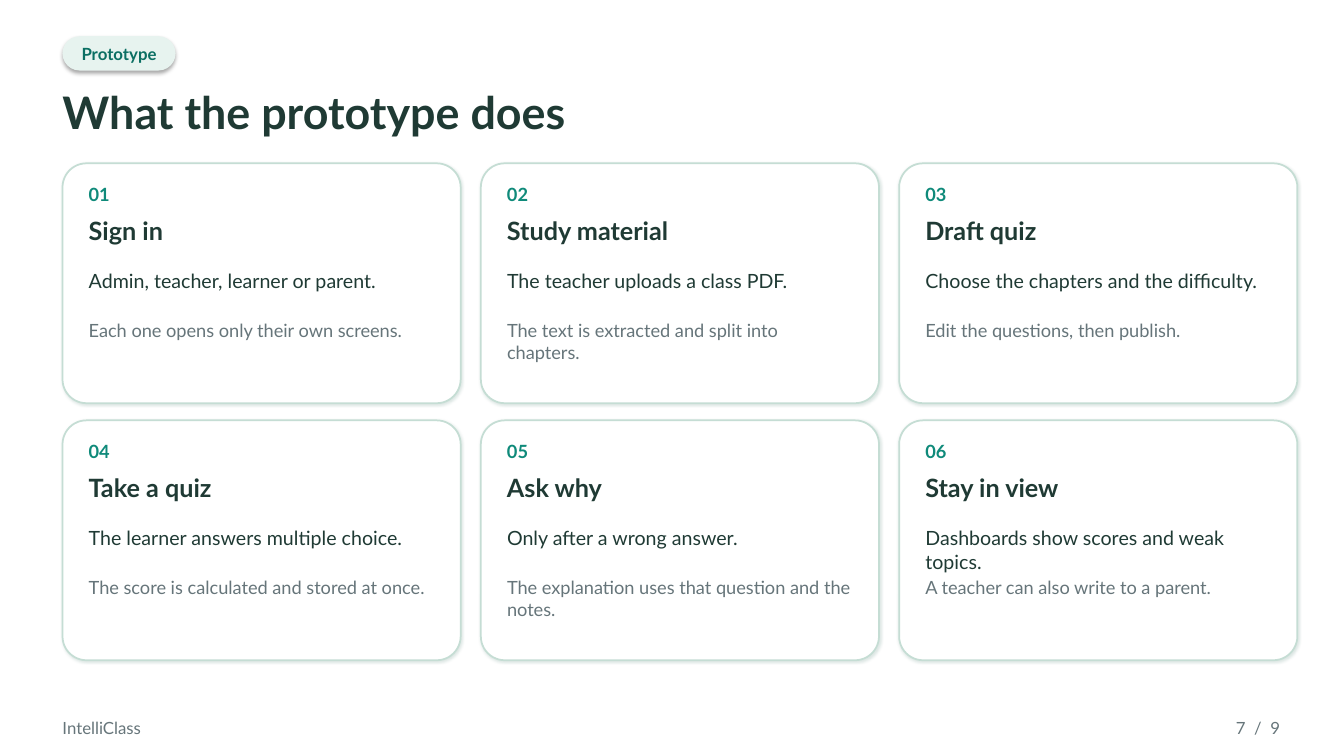
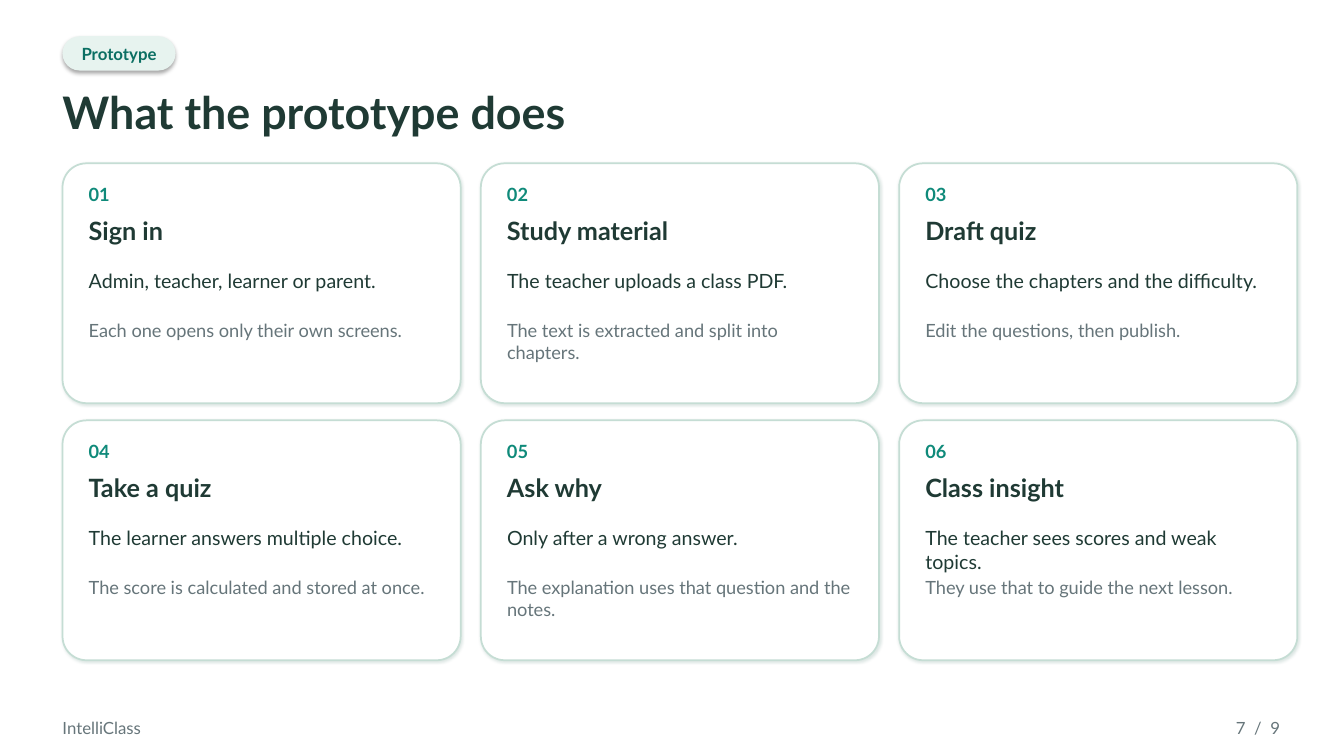
Before and after one commit to AMOTau/IntelliClass, a slide deck: slide 7 of docs/ISJ107V-Assignment2/IntelliClass_Presentation.pptx. Drawn at 1344x756 pixels with LibreOffice and Linux fonts; fonts in the diff are those of the drawing; background and template pictures are left out. Boxes give left, top, right and bottom in pixels: in the first picture for what was removed or moved away, otherwise in the second. Text is boxed around its words. In the diff, an @@ line names an element or a change of style, - is before the commit and + after.

```diff
--- a/docs/ISJ107V-Assignment2/IntelliClass_Presentation.pptx
+++ b/docs/ISJ107V-Assignment2/IntelliClass_Presentation.pptx
@@ text at (925, 478, 1064, 502): text changed @@
-Stay in view
+Class insight
@@ text at (925, 530, 1216, 573): text changed @@
-Dashboards show scores and weak topics.
+The teacher sees scores and weak topics.
@@ text at (925, 580, 1232, 598): text changed @@
-A teacher can also write to a parent.
+They use that to guide the next lesson.
```
Also in this commit, not shown: 3 other slides changed, 18 other files.
